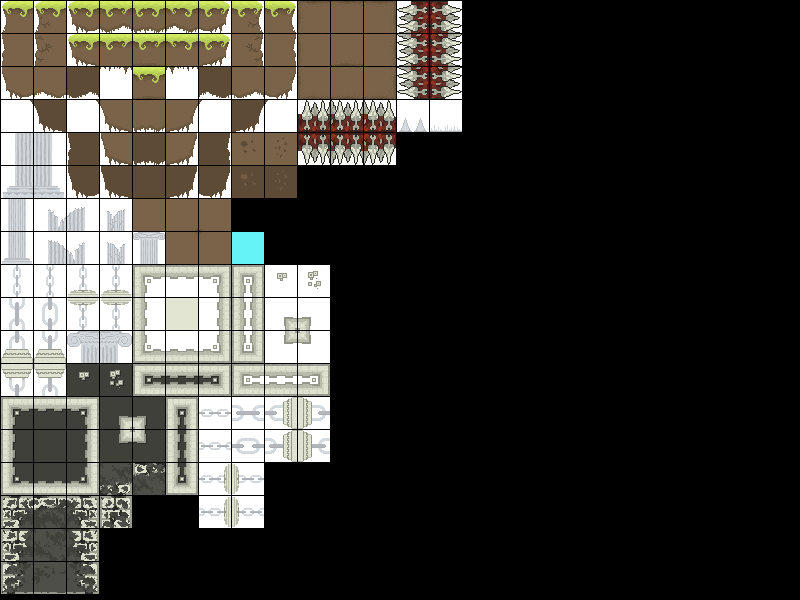
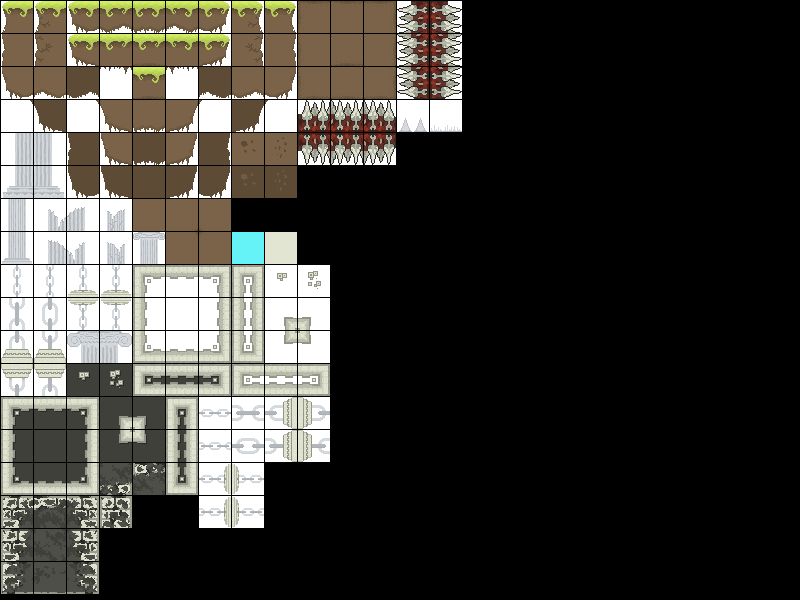
Layered file, before and after one edit (800 x 600). Changes by layer:
renamed "Capa 109" to "Capa 1", painted on it over [166, 232, 297, 330]
